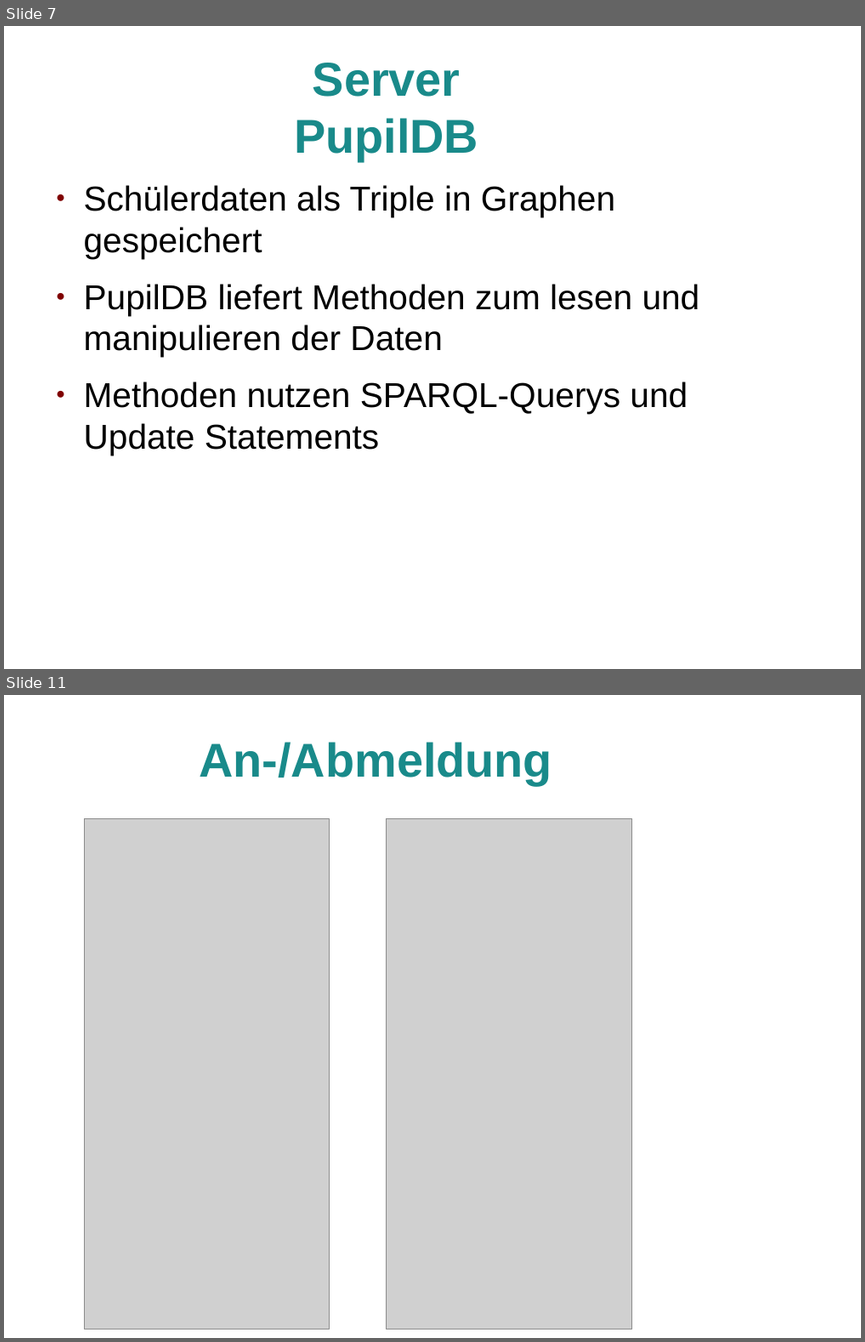
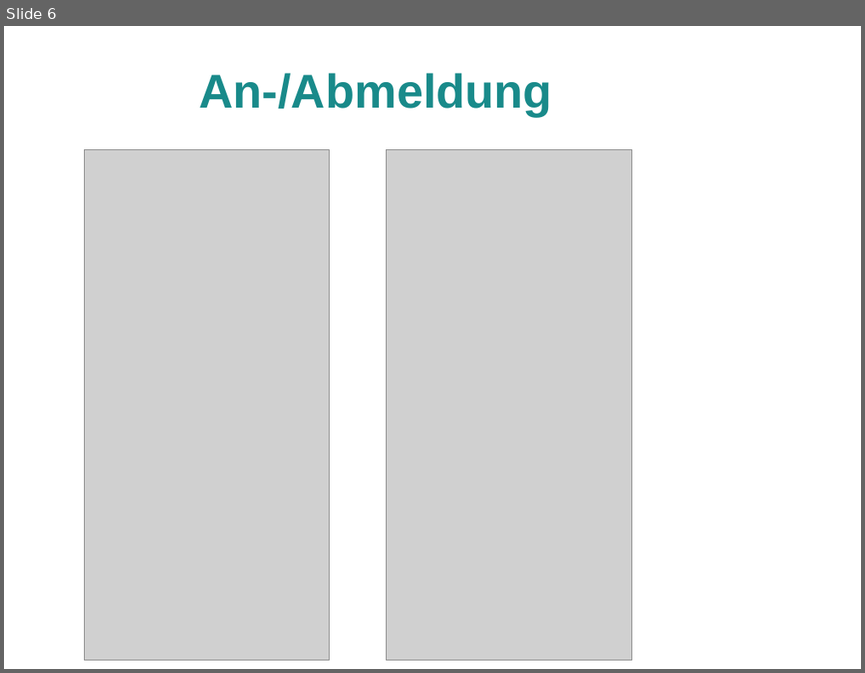
Before and after one commit to Marcel2603/hg17b, a slide deck: Dokumente/PräsentationAbschlussveranstaltung/PraesiAbschlusseranstaltung.odp. Shown one above the other, each under a label of ours: slides 7 and 11 before the commit, slide 6 after it; the slides between them are not shown. The pictures are 865x1342 and 865x673 pixels, drawn with LibreOffice and Linux fonts; fonts in the diff are those of the drawing; grey boxes stand for pictures; background and template pictures are left out. Boxes give left, top, right and bottom in pixels: in the first picture for what was removed or moved away, otherwise in the second. Text is boxed around its words. In the diff, an @@ line names an element or a change of style, - is before the commit and + after.

```diff
--- a/Dokumente/PräsentationAbschlussveranstaltung/PraesiAbschlusseranstaltung.odp
+++ b/Dokumente/PräsentationAbschlussveranstaltung/PraesiAbschlusseranstaltung.odp
@@ slide 7 removed at <box>4,26,861,669</box>, background picture (left out) @@
@@ title removed at <box>294,63,478,161</box> @@
-Server
-PupilDB
@@ text removed at <box>84,185,700,455</box> @@
-● Schülerdaten als Triple in Graphen gespeichert
-● PupilDB liefert Methoden zum lesen und manipulieren der Daten
-● Methoden nutzen SPARQL-Querys und Update Statements
@@ what was slide 11 is now slide 6 @@
```
Also in this commit, not shown: 1 slide added, 4 other slides removed.
